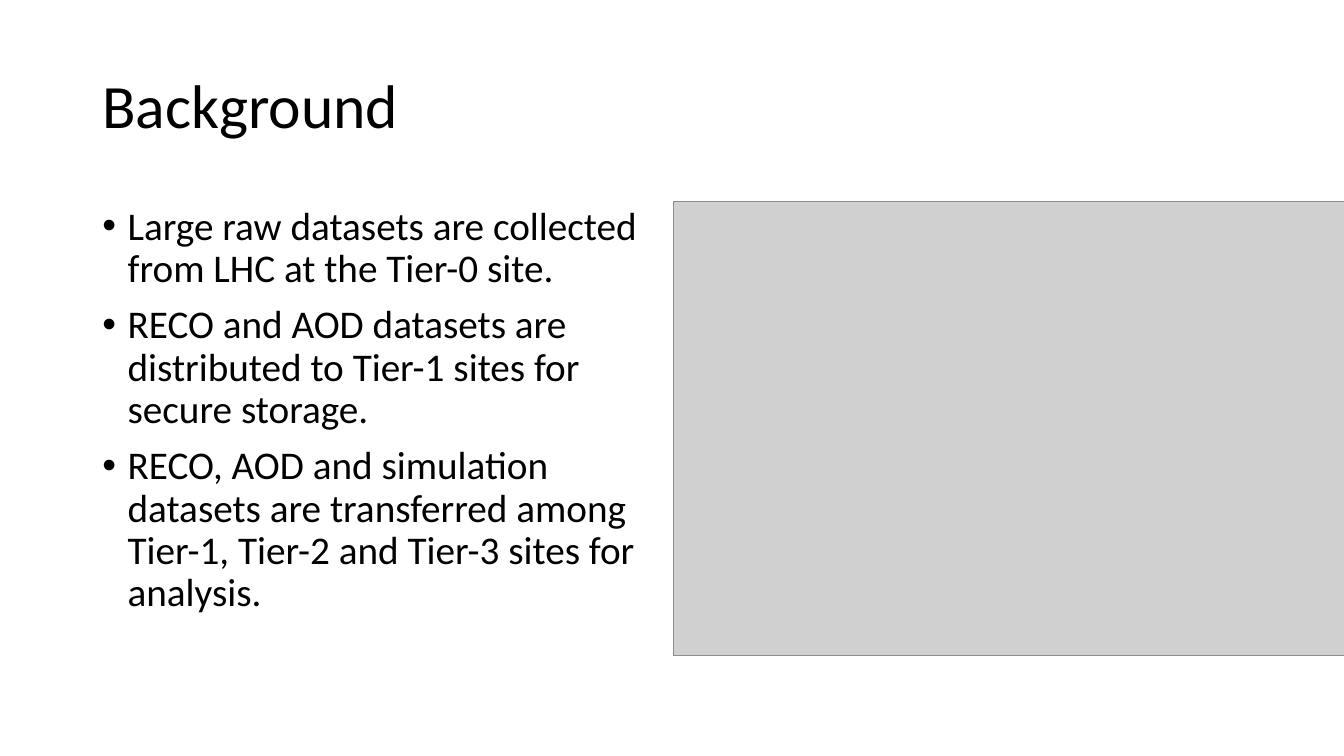
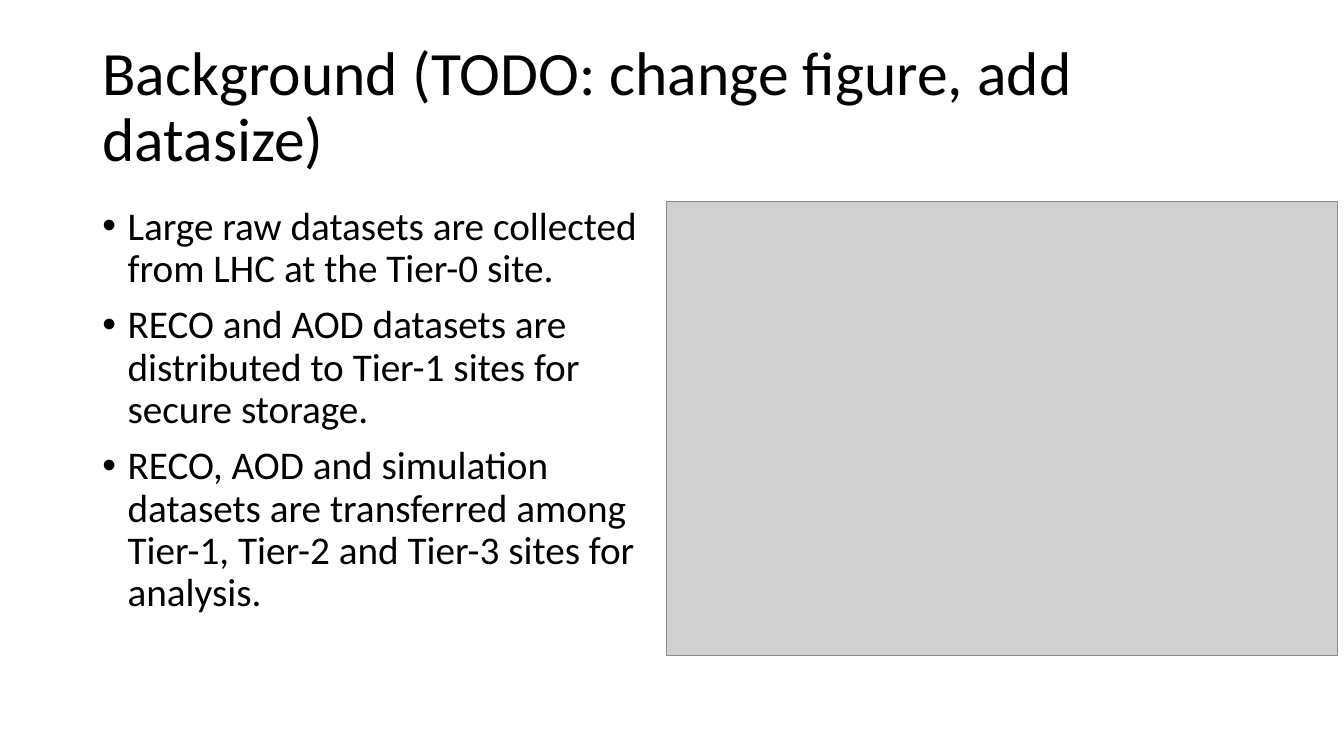
Before and after one commit to snlab/sc16, a slide deck: slide 2 of slides/cms-demo-v1.pptx. Drawn at 1344x756 pixels with LibreOffice and Linux fonts; fonts in the diff are those of the drawing; grey boxes stand for pictures. Boxes give left, top, right and bottom in pixels: in the first picture for what was removed or moved away, otherwise in the second. Text is boxed around its words. In the diff, an @@ line names an element or a change of style, - is before the commit and + after.

```diff
--- a/slides/cms-demo-v1.pptx
+++ b/slides/cms-demo-v1.pptx
@@ title at (102,50,1071,170): text changed @@
-Background
+Background (TODO: change figure, add datasize)
@@ picture: place and size @@
-picture at (674,202,1344,656)
+picture at (666,202,1338,656)
```
Also in this commit, not shown: 2 other slides changed, 1 slide added, 1 other file.
